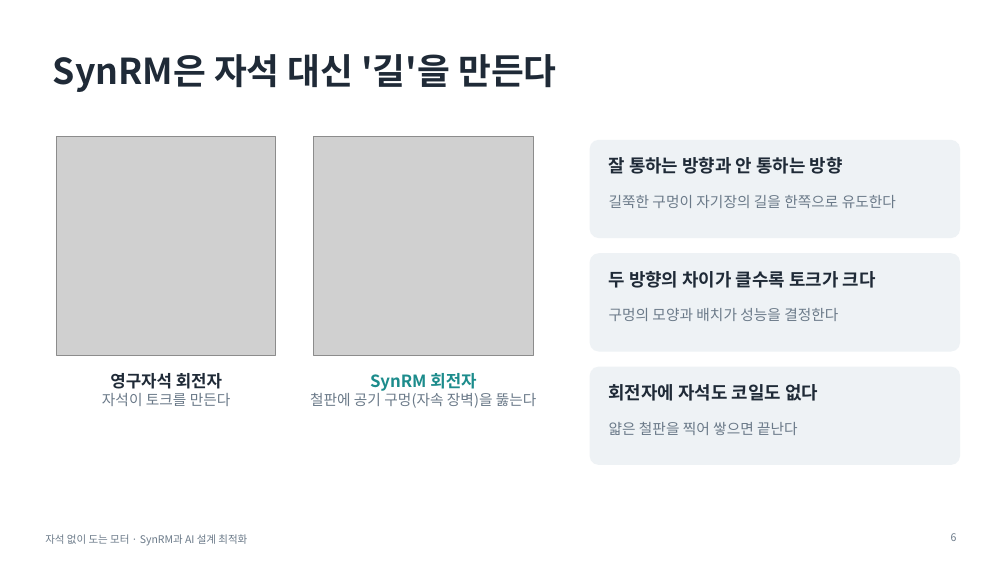
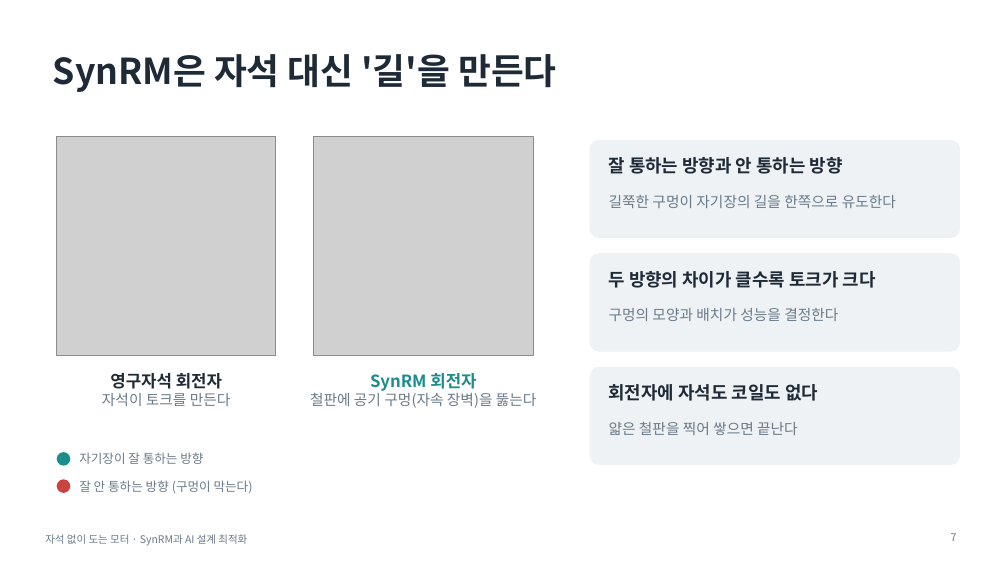
Before and after one commit to Lee123-12/00, a slide deck: slide 7 of synrm_발표/SynRM_발표.pptx (slide 6 before the commit). Drawn at 1008x567 pixels with LibreOffice and Linux fonts; fonts in the diff are those of the drawing; grey boxes stand for pictures. Boxes give left, top, right and bottom in pixels: in the first picture for what was removed or moved away, otherwise in the second. Text is boxed around its words. In the diff, an @@ line names an element or a change of style, - is before the commit and + after.

```diff
--- a/synrm_발표/SynRM_발표.pptx
+++ b/synrm_발표/SynRM_발표.pptx
@@ ellipse added at [57, 452, 70, 466], fill #1C8C8C @@
@@ ellipse added at [57, 479, 70, 493], fill #C8443C @@
@@ text added at [79, 452, 203, 464], 12 pt, text #6B7A89 @@
+자기장이 잘 통하는 방향
@@ text added at [79, 480, 253, 493], 12 pt, text #6B7A89 @@
+잘 안 통하는 방향 (구멍이 막는다)
@@ page number at [951, 533, 957, 541]: text changed @@
-6
+7
```
Also in this commit, not shown: 2 other slides changed, 3 slides added, 1 other file.
